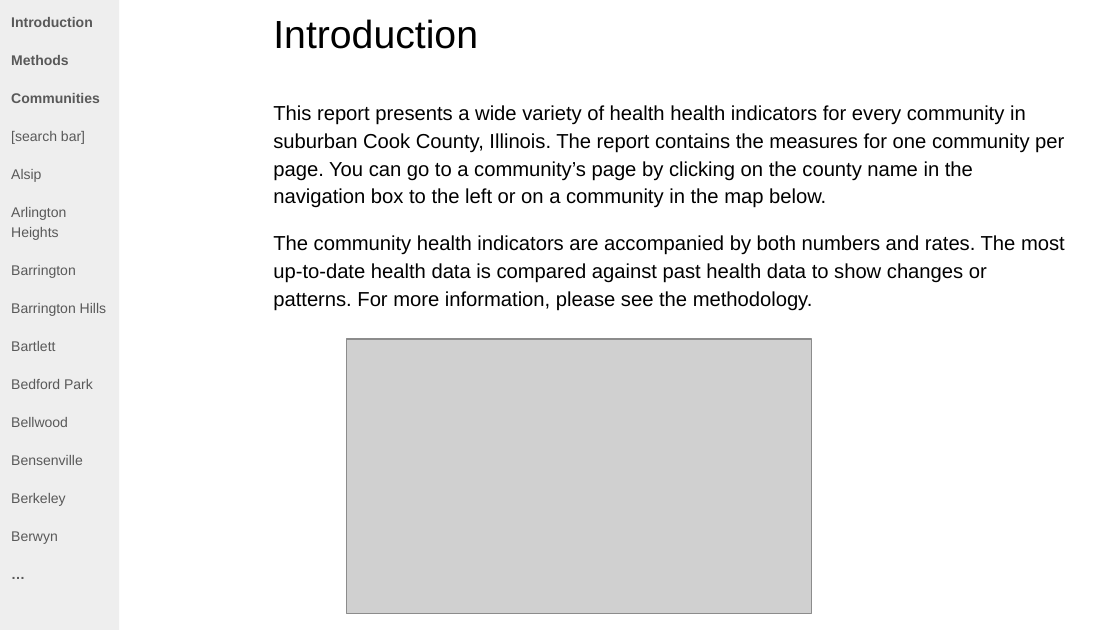
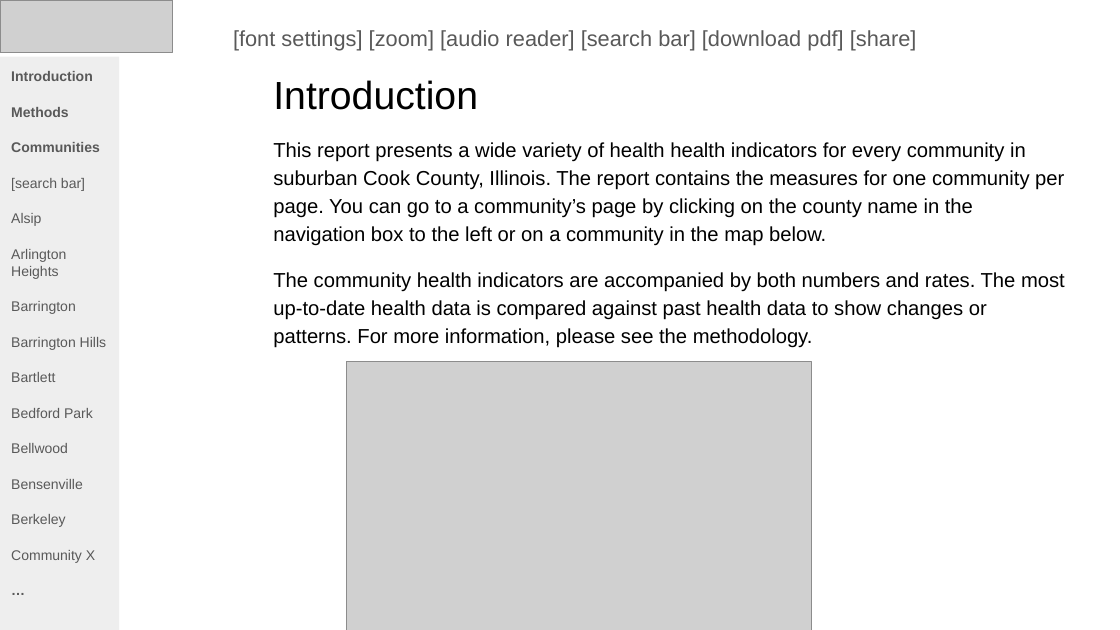
Before and after one commit to justenvirons/scc-community-profiles, a slide deck: slide 1 of Resources/CHP Layout 1_13_2025.pptx (slide 10 before the commit). Drawn at 1120x630 pixels with LibreOffice and Linux fonts; fonts in the diff are those of the drawing; grey boxes stand for pictures. Boxes give left, top, right and bottom in pixels: in the first picture for what was removed or moved away, otherwise in the second. Text is boxed around its words. In the diff, an @@ line names an element or a change of style, - is before the commit and + after.

Commit message:
updated files
tweaked CHP Layout 1/13/2025

```diff
--- a/Resources/CHP Layout 1_13_2025.pptx
+++ b/Resources/CHP Layout 1_13_2025.pptx
@@ picture added at [0, 0, 172, 53] @@
@@ text "Introduction": place and size @@
-text "Introduction" at [0, 0, 119, 629]
+text "Introduction" at [0, 57, 119, 630]
@@ text added at [233, 30, 917, 51], 14 pt, text #595959 @@
+[font settings] [zoom] [audio reader] [search bar] [download pdf] [share]
@@ title "Introduction": place and size @@
-title "Introduction" at [273, 19, 478, 49]
+title "Introduction" at [273, 80, 478, 110]
@@ text at [11, 71, 106, 527]: line spacing 1.15 to 1 @@
@@ text "This report presents a wide ...": place and size @@
-text "This report presents a wide ..." at [273, 105, 1065, 311]
+text "This report presents a wide ..." at [273, 142, 1065, 348]
@@ picture: place and size @@
-picture at [346, 339, 811, 614]
+picture at [346, 362, 811, 630]
@@ text at [11, 550, 95, 563]: text changed @@
-Berwyn
+Community X
```
Also in this commit, not shown: 7 other slides changed, 1 slide removed.
